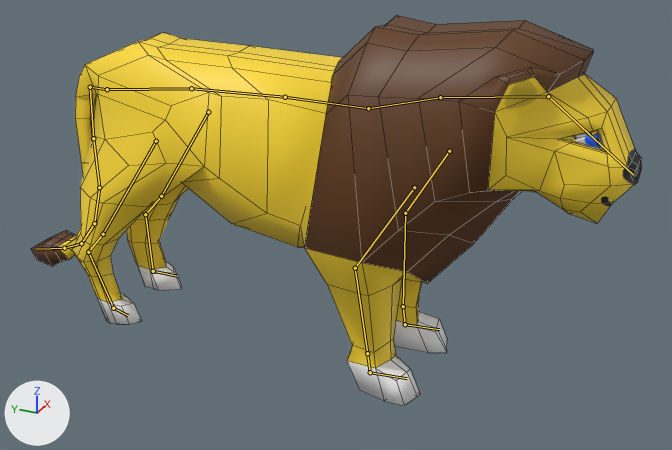
One commit to the Blender file lion.blend: the scene before it, then after it.
Both versions are drawn from a camera (50 mm lens) standing at (-7.33, -3.99, 5.04) and looking at (0.08, -0.65, 1.34). Lighting does not change. The marker at lower left points along +X, +Y and +Z. The bones that bend it are drawn over the model as lines. Mesh edges are drawn as thin lines.
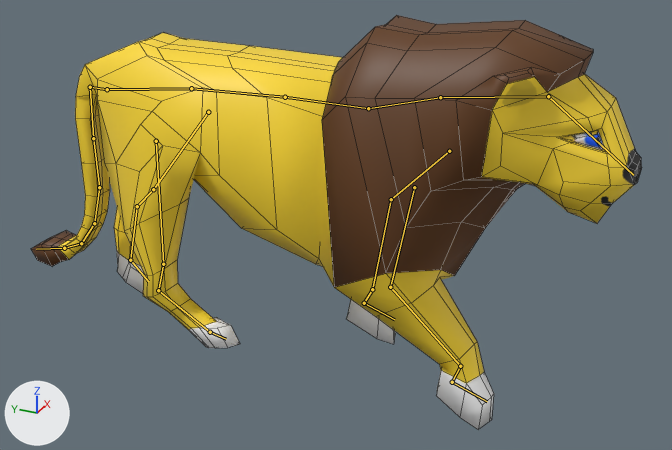
The newer file adds an action. The first version stands in its rest pose; the second is drawn at frame 7 of the action 'ArmatureAction'.

Location of each change, [x1, y1, x2, y2] in pixels of the pictures (672 x 450 px):
```json
{"object": "Plane", "change": "posed", "before": [31, 15, 642, 406], "after": [31, 15, 642, 429]}
{"bone": "Bone.010", "before": "(449, 151) to (405, 213)", "after": "(449, 151) to (391, 199)"}
{"bone": "Bone.011", "before": "(405, 213) to (403, 306)", "after": "(391, 199) to (372, 289)"}
{"bone": "Bone.012", "before": "(403, 306) to (405, 324)", "after": "(372, 289) to (364, 303)"}
{"bone": "Bone.013", "before": "(405, 324) to (439, 329)", "after": "(364, 303) to (394, 319)"}
{"bone": "Bone.014", "before": "(414, 187) to (355, 268)", "after": "(414, 187) to (390, 287)"}
{"bone": "Bone.015", "before": "(355, 268) to (367, 353)", "after": "(390, 287) to (460, 366)"}
{"bone": "Bone.016", "before": "(367, 353) to (370, 372)", "after": "(460, 366) to (452, 382)"}
{"bone": "Bone.006", "before": "(208, 112) to (161, 196)", "after": "(208, 112) to (153, 189)"}
{"bone": "Bone.007", "before": "(161, 196) to (145, 214)", "after": "(153, 189) to (137, 206)"}
{"bone": "Bone.008", "before": "(145, 214) to (153, 271)", "after": "(137, 206) to (130, 260)"}
{"bone": "Bone.009", "before": "(153, 271) to (177, 276)", "after": "(130, 260) to (148, 281)"}
{"bone": "Bone.018", "before": "(156, 141) to (103, 234)", "after": "(156, 141) to (163, 264)"}
{"bone": "Bone.019", "before": "(103, 234) to (88, 252)", "after": "(163, 264) to (158, 290)"}
{"bone": "Bone.020", "before": "(88, 252) to (113, 308)", "after": "(158, 290) to (210, 332)"}
{"bone": "Bone.021", "before": "(113, 308) to (128, 315)", "after": "(210, 332) to (226, 339)"}
```

The change, as JSON lines over the scene's bpy script:
```json
{"block": "bone_bone_010", "where": "bone_bone_010 = bpy.data.objects['Armature'].pose.bones['Bone.010']  # child of 'Bone.002'"}
{"op": "set", "path": "bone_bone_010.rotation_quaternion", "old": "(1.0, 0.0, 0.0, 0.0)", "new": "(0.994, 0.113, 0.012, 0.0)", "note": "degrees (0, 0, 0) -> degrees (13, 1, 0)"}
{"block": "bone_bone_011", "where": "bone_bone_011 = bpy.data.objects['Armature'].pose.bones['Bone.011']  # child of 'Bone.010'"}
{"op": "set", "path": "bone_bone_011.rotation_quaternion", "old": "(1.0, 0.0, 0.0, 0.0)", "new": "(1.0, 0.021, 0.003, 0.0)", "note": "degrees (0, 0, 0) -> degrees (2, 0, 0)"}
{"block": "bone_bone_012", "where": "bone_bone_012 = bpy.data.objects['Armature'].pose.bones['Bone.012']  # child of 'Bone.011'"}
{"op": "set", "path": "bone_bone_012.rotation_quaternion", "old": "(1.0, 0.0, 0.0, 0.0)", "new": "(0.939, -0.193, 0.013, 0.0)", "note": "degrees (0, 0, 0) -> degrees (-23, 2, 0)"}
{"block": "bone_bone_013", "where": "bone_bone_013 = bpy.data.objects['Armature'].pose.bones['Bone.013']  # child of 'Bone.012'"}
{"op": "set", "path": "bone_bone_013.rotation_quaternion", "old": "(1.0, 0.0, 0.0, 0.0)", "new": "(0.997, -0.079, -0.009, 0.0)", "note": "degrees (0, 0, 0) -> degrees (-9, -1, 0)"}
{"block": "bone_bone_014", "where": "bone_bone_014 = bpy.data.objects['Armature'].pose.bones['Bone.014']  # child of 'Bone.002'"}
{"op": "set", "path": "bone_bone_014.rotation_quaternion", "old": "(1.0, 0.0, 0.0, 0.0)", "new": "(0.979, -0.197, 0.054, 0.0)", "note": "degrees (0, 0, 0) -> degrees (-23, 6, -1)"}
{"block": "bone_bone_015", "where": "bone_bone_015 = bpy.data.objects['Armature'].pose.bones['Bone.015']  # child of 'Bone.014'"}
{"op": "set", "path": "bone_bone_015.rotation_quaternion", "old": "(1.0, 0.0, 0.0, 0.0)", "new": "(0.992, 0.105, -0.02, 0.0)", "note": "degrees (0, 0, 0) -> degrees (12, -2, 0)"}
{"block": "bone_bone_016", "where": "bone_bone_016 = bpy.data.objects['Armature'].pose.bones['Bone.016']  # child of 'Bone.015'"}
{"op": "set", "path": "bone_bone_016.rotation_quaternion", "old": "(1.0, 0.0, 0.0, 0.0)", "new": "(0.86, -0.509, 0.035, 0.0)", "note": "degrees (0, 0, 0) -> degrees (-61, 3, -2)"}
{"block": "bone_bone_006", "where": "bone_bone_006 = bpy.data.objects['Armature'].pose.bones['Bone.006']  # child of 'Bone'"}
{"op": "set", "path": "bone_bone_006.rotation_quaternion", "old": "(1.0, 0.0, 0.0, 0.0)", "new": "(0.999, 0.043, 0.0, 0.014)", "note": "degrees (0, 0, 0) -> degrees (5, 0, 2)"}
{"block": "bone_bone_007", "where": "bone_bone_007 = bpy.data.objects['Armature'].pose.bones['Bone.007']  # child of 'Bone.006'"}
{"op": "set", "path": "bone_bone_007.rotation_quaternion", "old": "(1.0, 0.0, 0.0, 0.0)", "new": "(1.0, 0.012, 0.0, 0.0)", "note": "degrees (0, 0, 0) -> degrees (1, 0, 0)"}
{"block": "bone_bone_008", "where": "bone_bone_008 = bpy.data.objects['Armature'].pose.bones['Bone.008']  # child of 'Bone.007'"}
{"op": "set", "path": "bone_bone_008.rotation_quaternion", "old": "(1.0, 0.0, 0.0, 0.0)", "new": "(0.994, -0.109, -0.018, 0.0)", "note": "degrees (0, 0, 0) -> degrees (-13, -2, 0)"}
{"block": "bone_bone_009", "where": "bone_bone_009 = bpy.data.objects['Armature'].pose.bones['Bone.009']  # child of 'Bone.008'"}
{"op": "set", "path": "bone_bone_009.rotation_quaternion", "old": "(1.0, 0.0, 0.0, 0.0)", "new": "(0.974, 0.221, -0.026, 0.05)", "note": "degrees (0, 0, 0) -> degrees (25, -4, 5)"}
{"block": "bone_bone_018", "where": "bone_bone_018 = bpy.data.objects['Armature'].pose.bones['Bone.018']  # child of 'Bone'"}
{"op": "set", "path": "bone_bone_018.rotation_quaternion", "old": "(1.0, 0.0, 0.0, 0.0)", "new": "(0.955, -0.279, 0.025, -0.088)", "note": "degrees (0, 0, 0) -> degrees (-33, 0, -10)"}
{"block": "bone_bone_019", "where": "bone_bone_019 = bpy.data.objects['Armature'].pose.bones['Bone.019']  # child of 'Bone.018'"}
{"op": "set", "path": "bone_bone_019.rotation_quaternion", "old": "(1.0, 0.0, 0.0, 0.0)", "new": "(0.996, -0.089, 0.005, 0.0)", "note": "degrees (0, 0, 0) -> degrees (-10, 1, 0)"}
{"block": "bone_bone_020", "where": "bone_bone_020 = bpy.data.objects['Armature'].pose.bones['Bone.020']  # child of 'Bone.019'"}
{"op": "set", "path": "bone_bone_020.rotation_quaternion", "old": "(1.0, 0.0, 0.0, 0.0)", "new": "(0.993, 0.12, -0.009, -0.003)", "note": "degrees (0, 0, 0) -> degrees (14, -1, 0)"}
{"block": "bone_bone_021", "where": "bone_bone_021 = bpy.data.objects['Armature'].pose.bones['Bone.021']  # child of 'Bone.020'"}
{"op": "set", "path": "bone_bone_021.rotation_quaternion", "old": "(1.0, 0.0, 0.0, 0.0)", "new": "(0.958, 0.265, -0.079, 0.002)", "note": "degrees (0, 0, 0) -> degrees (31, -9, -2)"}
```
